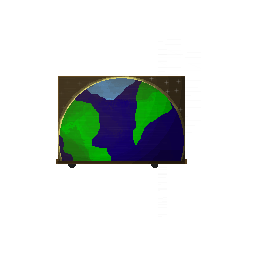
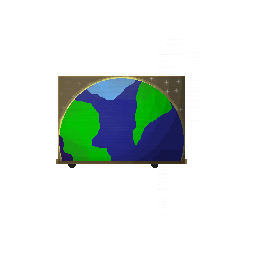
Layered file, before and after one edit (256x256). Changes by layer:
added layer "Layer 2 copy 3" in group "Earth" over [59, 77, 184, 161]
painted on "Layer 3" (5th of 5, in "Earth") over [56, 76, 187, 164]
